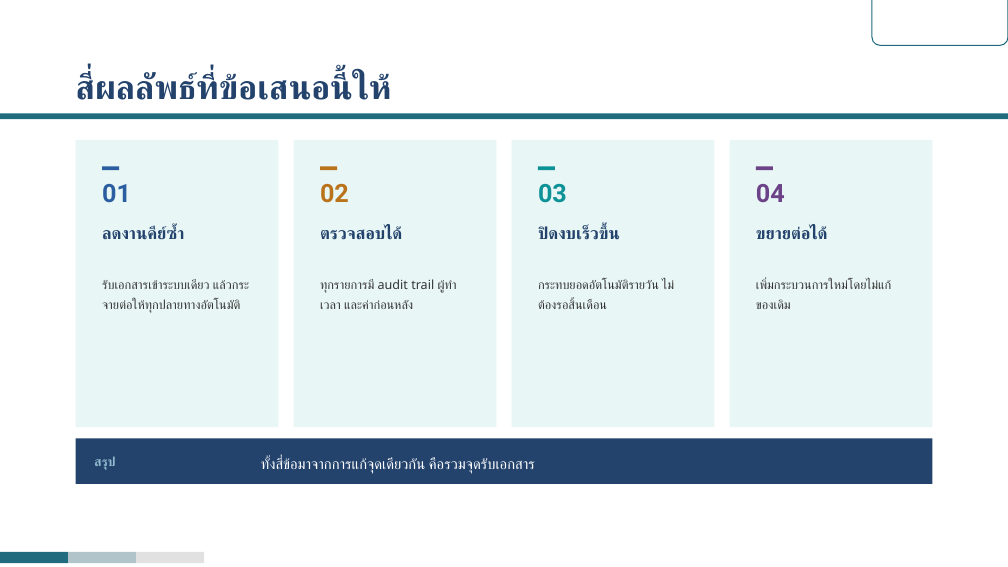
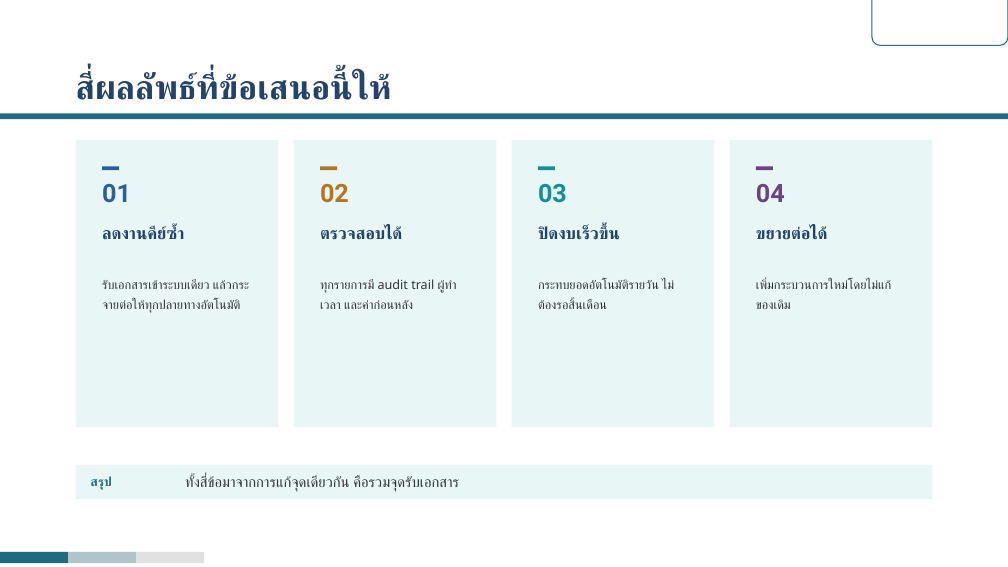
Before and after one commit to rofthanakrit-maker/nct-design-system, a slide deck: slide 8 of NCT-Slide-Template-Corp-Demo.pptx (slide 9 before the commit). Drawn at 1008x567 pixels with LibreOffice and Linux fonts; fonts in the diff are those of the drawing; background and template pictures are left out. Boxes give left, top, right and bottom in pixels: in the first picture for what was removed or moved away, otherwise in the second. Text is boxed around its words. In the diff, an @@ line names an element or a change of style, - is before the commit and + after.

```diff
--- a/NCT-Slide-Template-Corp-Demo.pptx
+++ b/NCT-Slide-Template-Corp-Demo.pptx
@@ rectangle: place and size @@
-rectangle at box(76, 439, 932, 484)
+rectangle at box(76, 465, 932, 499)
@@ rectangle at box(76, 465, 932, 499): fill #23436D to #E8F6F5 @@
@@ text "สรุป": place and size @@
-text "สรุป" at box(94, 456, 115, 470)
+text "สรุป" at box(91, 477, 112, 490)
@@ text "สรุป" at box(91, 477, 112, 490): text colour #8FBACE to #216B7F @@
@@ text "ทั้งสี่ข้อมาจากการแก้จุดเดียวกัน คือรวมจุดรับเอกสาร": place and size @@
-text "ทั้งสี่ข้อมาจากการแก้จุดเดียวกัน คือรวมจุดรับเอกสาร" at box(261, 457, 534, 474)
+text "ทั้งสี่ข้อมาจากการแก้จุดเดียวกัน คือรวมจุดรับเอกสาร" at box(185, 476, 459, 492)
@@ text "ทั้งสี่ข้อมาจากการแก้จุดเดียวกัน คือรวมจุดรับเอกสาร" at box(185, 476, 459, 492): text colour #FFFFFF to #333333; line spacing 1.3 to 1 @@
```
Also in this commit, not shown: 16 other slides changed, 1 slide added, 1 slide removed, 52 other files.
